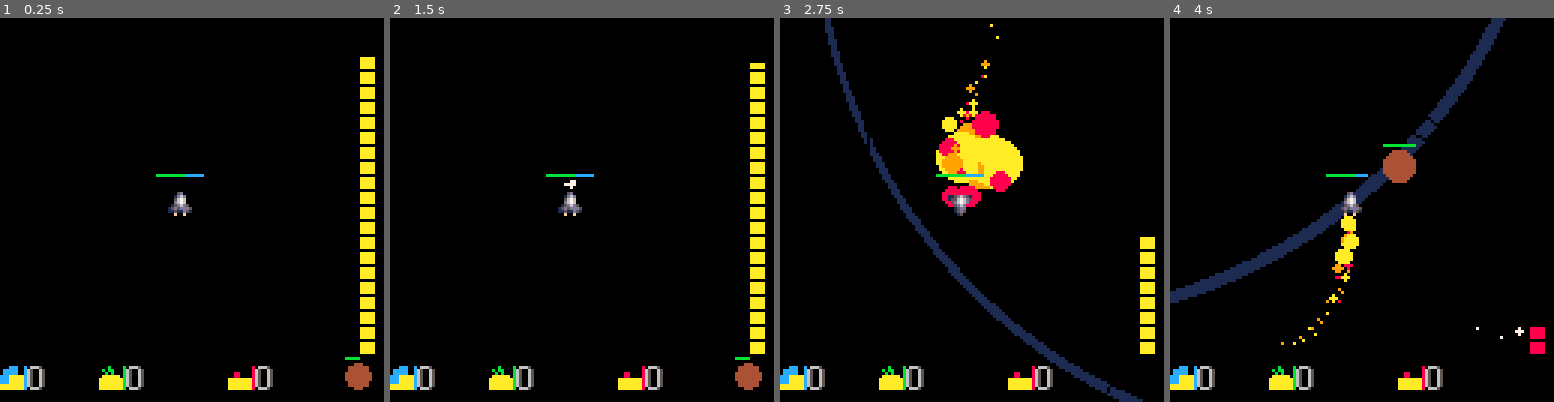
Above: before the commit, frames 1-4 (left to right).
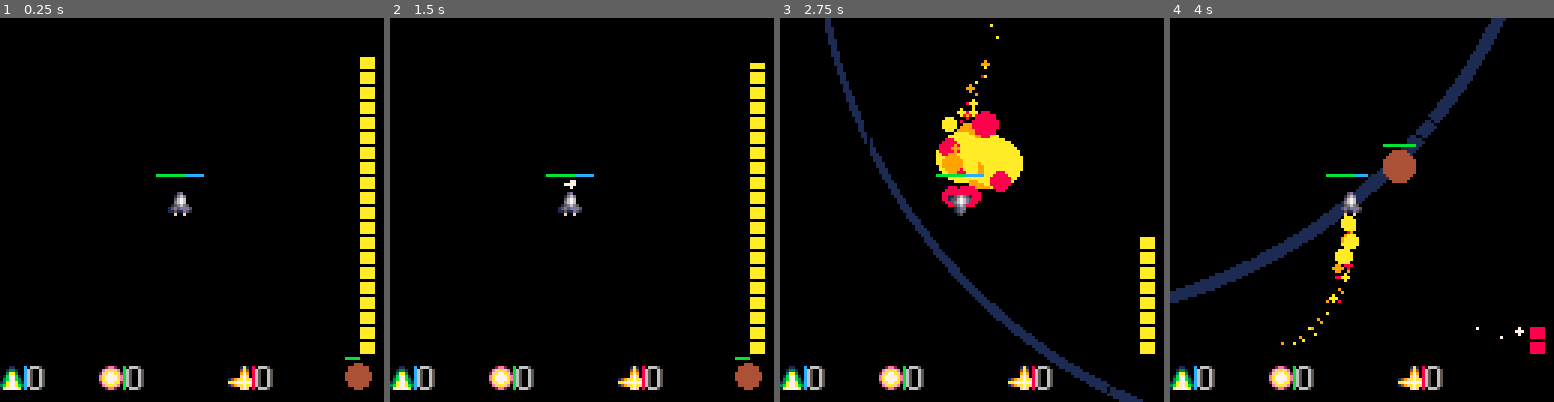
Above: after the commit, the same moments.

Repository: glassoup/pico8playground
Game: PICO-8 cartridge zs.p8
The game is run twice, just before and just after one commit, with the same random seed, the same clock (stepped at 60 frames per second) and the same inputs.
Inputs:
- Up to frame 1 (0.25 s): no input
- Up to frame 2 (1.5 s): tap O (Z key) at 0.33, 0.7, 1.43 s; tap X (X key) at 1.07 s
- Up to frame 3 (2.75 s): hold Left 1.97-2.37 s; tap X (X key) at 2.07, 2.4, 2.73 s; tap O (Z key) at 2.22 s; hold Down from 2.42 s (still down)
- Up to frame 4 (4 s): release Down at 2.82 s; hold Right 2.87-3.53 s; tap X (X key) at 3.07, 3.4, 3.73 s; tap O (Z key) at 3.1, 3.98 s; hold Up from 3.58 s (still down)

The runs differ from the first frame. In frame 1, 0.8% of the frame differs, in the area x 0-66%, y 90-97%; in frame 2, 0.8%; in frame 3, 0.8%; in frame 4, 0.8%.

Commit message:
added little special-weapon sprites

Diff:
--- a/zs.p8
+++ b/zs.p8
@@ -16,35 +16,35 @@
   dy=0,
  }
  -- player
-drot=0.0165
+drot=0.0165 -- enum
 lockx=59
 locky=59
 player_locked=false
 player_shooting=false
-shoot_delay=4
+shoot_delay=4  -- enum
 shoot_delay_cur=0
-friction=0.9
-friction_locked=0.82
+friction=0.9 -- enum
+friction_locked=0.82 -- enum
 boost_nocharge=0
-boost_nocharge_amt=30
+boost_nocharge_amt=30 -- enum
 boost_hold=false
-boost_invul=15
+boost_invul=15 -- enum
 boost_invul_cur=0
-boost_burst=8.5
-boost_amt=0.15
+boost_burst=8.5 -- enum
+boost_amt=0.15 -- enum
 boost_cur=0
-boost_max=0.8
-thrust_amt=0.1
+boost_max=0.8 -- enum
+thrust_amt=0.1 -- enum
 thrust_cur=0
-thrust_max=0.5
+thrust_max=0.5 -- enum
 thrust_on=false
 energy=100
-energy_max=100
+energy_max=100 -- enum
 player_bullets={}
 health=50
-health_max=50
+health_max=50 -- enum
 shield=25
-shield_max=25
+shield_max=25 -- enum
 shield_nocharge=0
 shield_penalty=4
 shield_penalty_min=4
@@ -634,14 +634,20 @@
 -->8
 --[[ todo
 
-figure out better attack method
-why only 2 btns :(
-
-synchro burst?
+implement synchro burst?
+- maybe red special can activate
+  burst instead of charging it
+  probably make long charge time
+  like 5-10s
 
 finish up the special
-add count when charge full
-display the count.
+- think of specials
+- green make a lens that amps dmg
+- make icon sprites
+
+
+boss?
+- think of attack patterns
 
 ]]
 __gfx__
@@ -653,14 +659,14 @@
 007007000000666006660000065006500006500000650000065006500115555115d5ddd115d5ddd11d5dddd51567d50015e5ded50e7e5000e7de10005e7ee511
 000000000006666006666000065006500006500006500000065006500000151001511d5501511d1115515d511d65000011e11e510ede0000e6e10000e7e10010
 00000000000666600666600000666500006665000666665000666500000001100100010001001000001001005d00000000e00e000ee00000de0000005e100000
-000000000066666006666600000ccc00000b000000000000000000000000000000000000051000000000005d00000000000005d0000000000000000000000000
-0000000000666660066666000ccccc000b0bb00000000000000000000000000000000000015d00000000156d00000000000156d0000000000000000000000000
-0000000000666600006666000ccccc0000b0b0000088000000000000000000000000000015dd676000055d7d000000000155d7d0000000000000000000000000
-000000000666600000066660cccaaaaa0aaaaaa000880000000000000000000000000000015dd6dd0111d7d500000000111d7d50000000000000000000000000
-000000000666000000006660cccaaaaaaaaaaaaaaaaaaaaa00000000000000000000000001d5ddd5111d66d50000000001d66d50000000000000000000000000
-000000000660000000000660cccaaaaaaaaaaaaaaaaaaaaa000000000000000000000000115d551000151d51000000000151d510000000000000000000000000
-000000000600000000000060aaaaaaaaaaaaaaaaaaaaaaaa000000000000000000000000015100000f0051d500000000f0051d51000000000000000000000000
-000000000000000000000000aaaaaaaaaaaaaaaaaaaaaaaa000000000000000000000000011000000000f00100000000000f0010000000000000000000000000
+00000000006666600666660000011000002ee20000001a10000000000000000000000000051000000000005d00000000000005d0000000000000000000000000
+000000000066666006666600001331000efaafe000004a40000000000000000000000000015d00000000156d00000000000156d0000000000000000000000000
+000000000066660000666600003aa3002fa77af20000979000000000000000000000000015dd676000055d7d000000000155d7d0000000000000000000000000
+00000000066660000006666001b77b10ea7777ae0000f7f0000000000000000000000000015dd6dd0111d7d500000000111d7d50000000000000000000000000
+00000000066600000000666003b77b30ea7777ae149fa7af00000000000000000000000001d5ddd5111d66d50000000001d66d50000000000000000000000000
+00000000066000000000066013a77a312fa77aa2aa777777000000000000000000000000115d551000151d51000000000151d510000000000000000000000000
+0000000006000000000000603ba77ab30efaafe0149fa7af000000000000000000000000015100000f0051d500000000f0051d51000000000000000000000000
+0000000000000000000000001a7777a1002ee2000000f7f0000000000000000000000000011000000000f00100000000000f0010000000000000000000000000
 0005d000000005d00000005d000001551110115d01100000015000000015000000015000000001000000f00100000f0000f00f0000f00000100f000000100000
 001d6d0000005d600000156d01001d7d01515d75055dd66d05d500000f1d000000f5d000000f1110000056550f15d6d1115d6d511151d5f0151500000111f000
 005676000005d76000115d751151576505156750f1d677d5fddd66d00155d000005d6d00000576000f15d76d115d6765155676d51515d6511551d5f000511000
Not shown, changed: index.js
